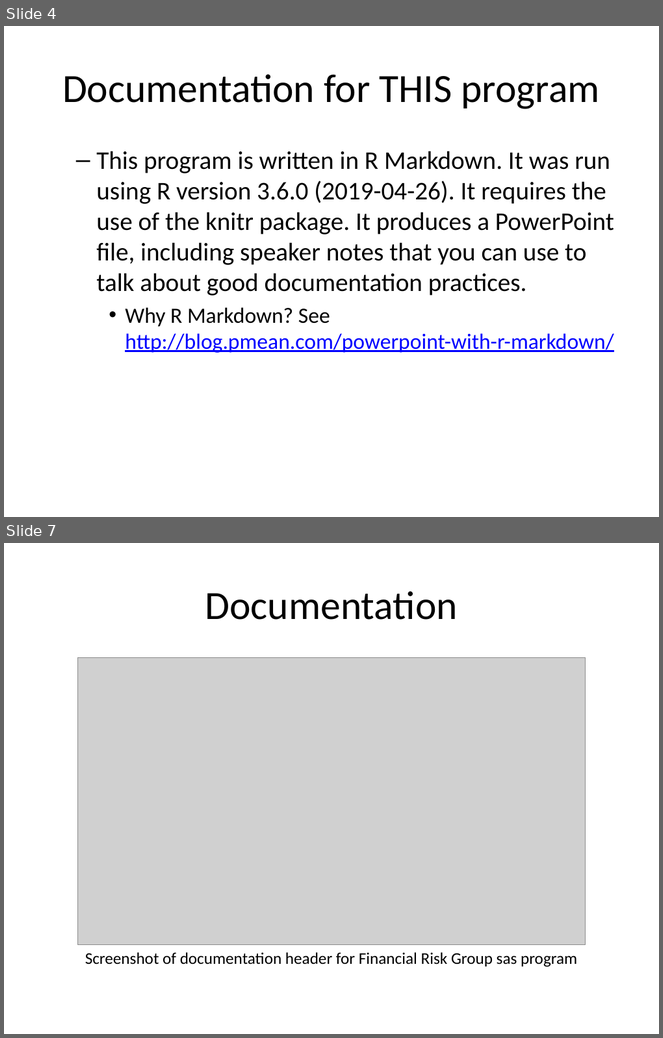
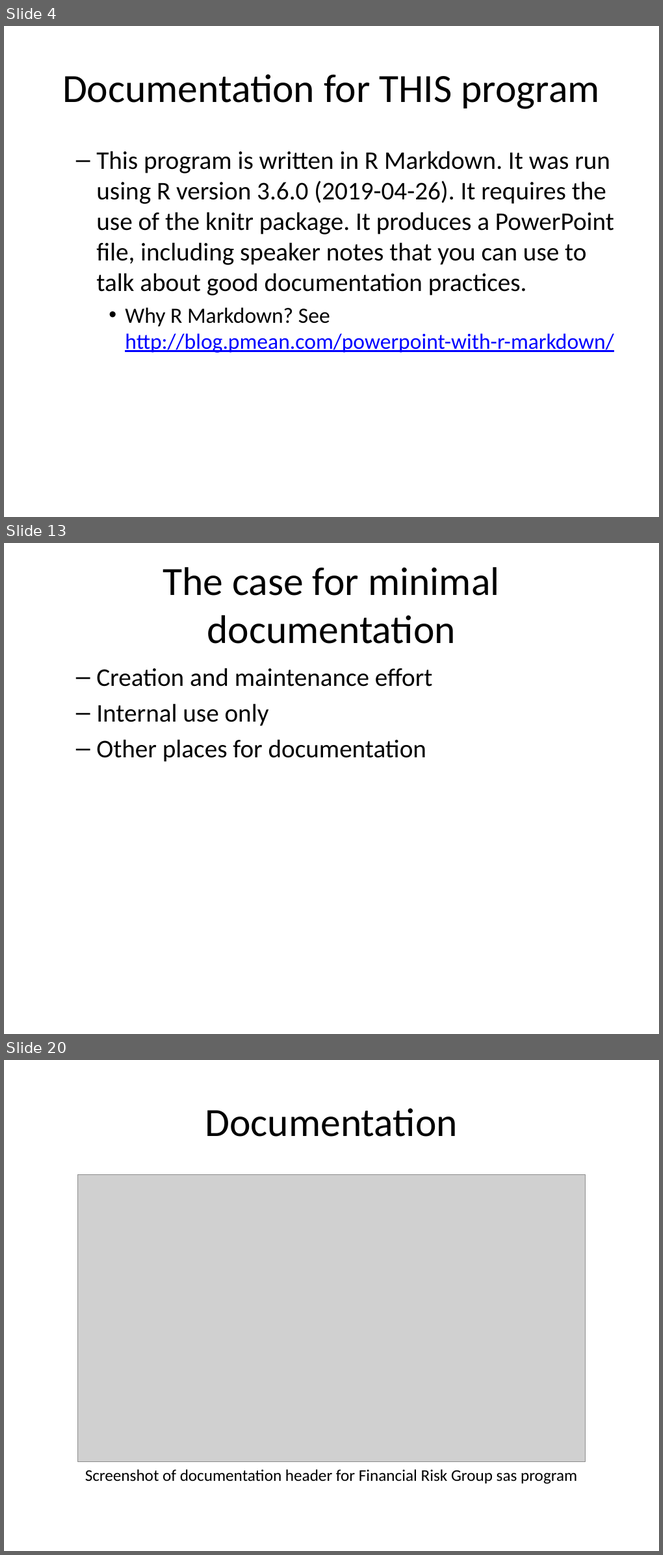
Before and after one commit to pmean/introduction-to-SAS, a slide deck: part0/src/good-documentation.pptx. Shown one above the other, each under a label of ours: slides 4 and 7 before the commit, slides 4, 13 and 20 after it; the slides between them are not shown. The pictures are 663x1038 and 663x1555 pixels, drawn with LibreOffice and Linux fonts; fonts in the diff are those of the drawing; grey boxes stand for pictures. Boxes give left, top, right and bottom in pixels: in the first picture for what was removed or moved away, otherwise in the second. Text is boxed around its words. In the diff, an @@ line names an element or a change of style, - is before the commit and + after.

Commit message:
Continuing work on good-documentation

```diff
--- a/part0/src/good-documentation.pptx
+++ b/part0/src/good-documentation.pptx
@@ slide 13 added at box(4, 543, 659, 1034), background #FFFFFF @@
@@ title added at box(163, 567, 500, 644), 44 pt, text #000000 @@
+The case for minimal documentation
@@ text added at box(96, 668, 433, 762), 28 pt, text #000000 @@
+  – Creation and maintenance effort
+  – Internal use only
+  – Other places for documentation
@@ what was slide 7 is now slide 20 @@
```
Also in this commit, not shown: 3 slides changed, 12 other slides added, 3 other files.
